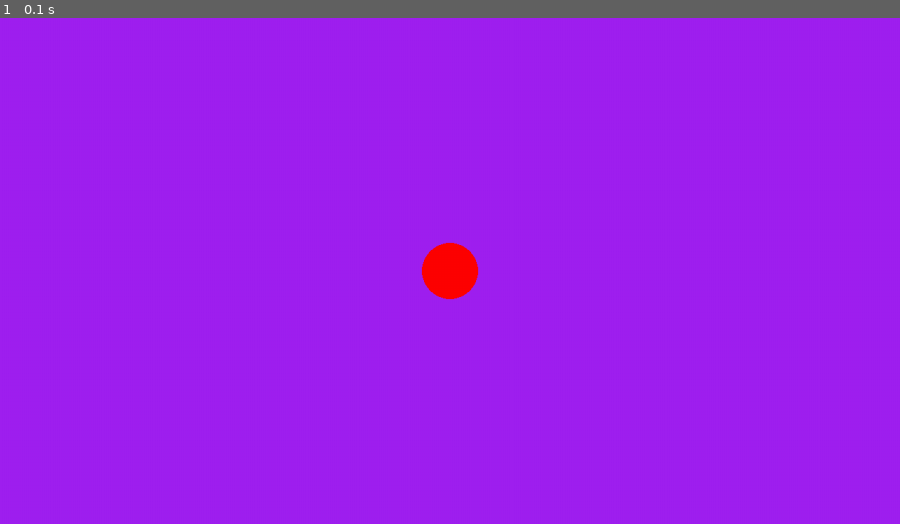
Above: before the commit, frame 1.
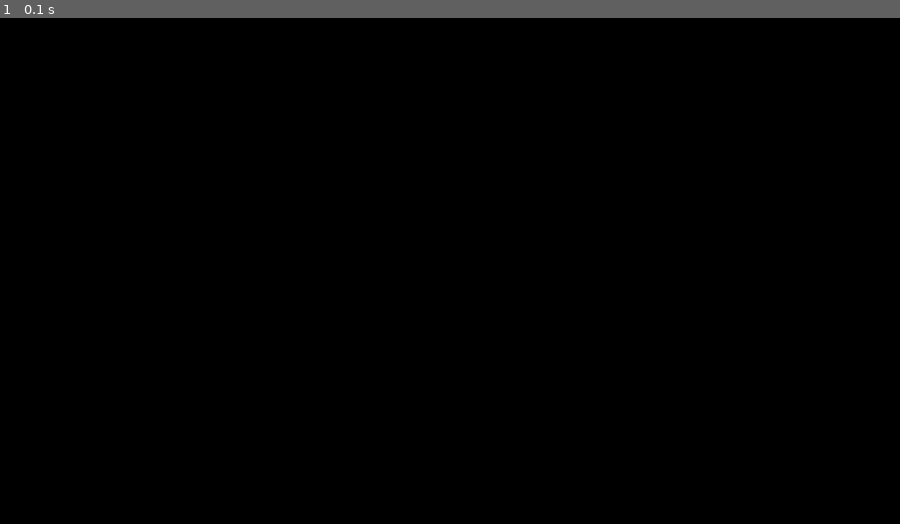
Above: after the commit, the same moment.

Repository: ChaseHutcheson/Python
Game: pygame game, started from Pygame/Cohol Capstone/main.py
The game is run twice, just before and just after one commit, with the same random seed, the same clock (stepped at 60 frames per second) and the same inputs.
Inputs:
- Up to frame 1 (0.1 s): no input

The runs differ from the first frame. In frame 1, 100% of the frame differs, in the area x 0-100%, y 0-100%.

Commit message:
Lines actually draw

Diff:
--- a/Pygame/Cohol Capstone/main.py
+++ b/Pygame/Cohol Capstone/main.py
@@ -1,43 +1,37 @@
 import pygame
 
-# pygame setup
+# Initialize pygame
 pygame.init()
 screen = pygame.display.set_mode((1280, 720))
 clock = pygame.time.Clock()
 running = True
-dt = 0
 
-player_pos = pygame.Vector2(screen.get_width() / 2, screen.get_height() / 2)
+# Variables for tracking mouse clicks
+click_counter = 0
+start_pos = None
 
+# Main loop
 while running:
-    # poll for events
-    # pygame.QUIT event means the user clicked X to close your window
     for event in pygame.event.get():
         if event.type == pygame.QUIT:
             running = False
 
-    # fill the screen with a color to wipe away anything from last frame
-    screen.fill("purple")
+        if event.type == pygame.MOUSEBUTTONDOWN:
+            if click_counter == 0:
+                # Store the start position of the line
+                start_pos = event.pos
+                click_counter += 1
+            elif click_counter == 1:
+                # Draw the line from the start position to the end position
+                end_pos = event.pos
+                pygame.draw.line(screen, (255, 255, 255), start_pos, end_pos, 2)
+                # Reset click counter
+                click_counter = 0
 
-    pygame.display.set_caption(str(dt))
-    pygame.draw.circle(screen, "red", player_pos, 40)
-
-    keys = pygame.key.get_pressed()
-    if keys[pygame.K_w]:
-        player_pos.y -= 300 * dt
-    if keys[pygame.K_s]:
-        player_pos.y += 300 * dt
-    if keys[pygame.K_a]:
-        player_pos.x -= 300 * dt
-    if keys[pygame.K_d]:
-        player_pos.x += 300 * dt
-
-    # flip() the display to put your work on screen
+    # Update the display
     pygame.display.flip()
 
-    # limits FPS to 60
-    # dt is delta time in seconds since last frame, used for framerate-
-    # independent physics.
-    dt = clock.tick(60) / 1000
+    # Cap the frame rate to 60 frames per second
+    clock.tick(60)
 
 pygame.quit()
--- /dev/null
+++ b/Pygame/Cohol Capstone/test.py
@@ -0,0 +1 @@
+print(1%2)
